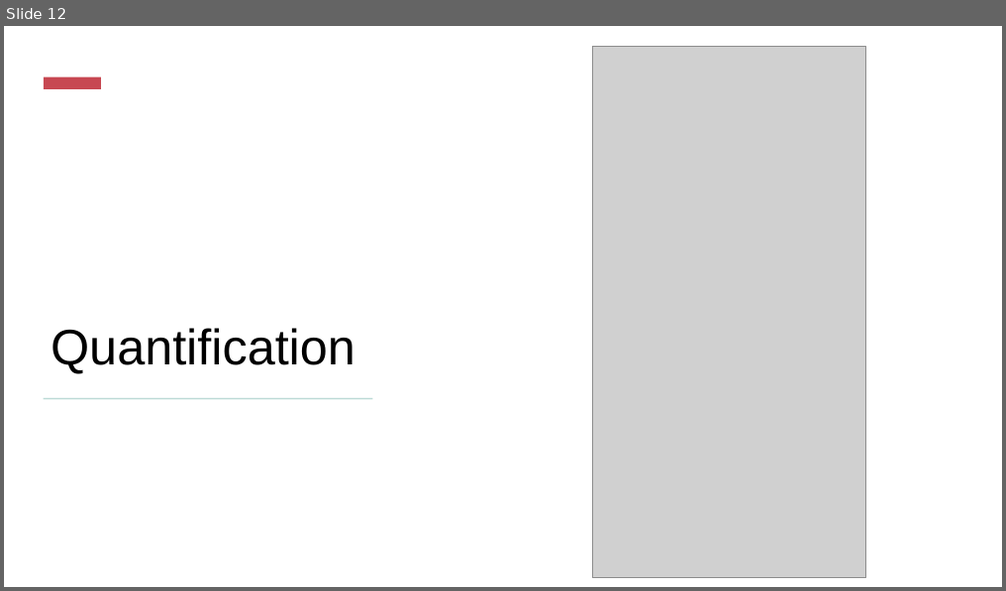
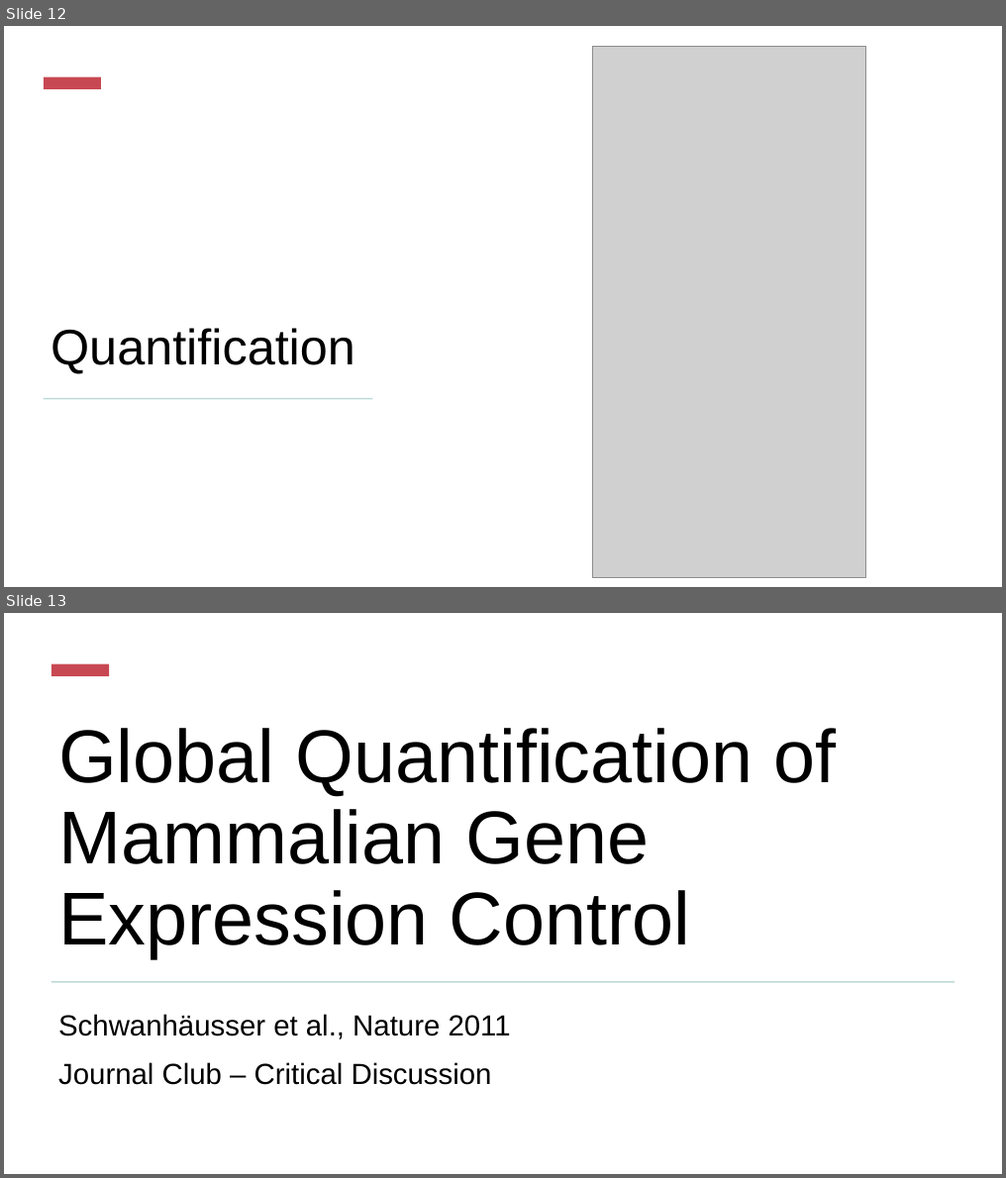
Before and after one commit to nslavov/SlavovLab, a slide deck: teaching/NS_3.pptx. Shown one above the other, each under a label of ours: slide 12 before the commit, slides 12 and 13 after it. The pictures are 1006x591 and 1006x1178 pixels, drawn with LibreOffice and Linux fonts; fonts in the diff are those of the drawing; grey boxes stand for pictures. Boxes give left, top, right and bottom in pixels: in the first picture for what was removed or moved away, otherwise in the second. Text is boxed around its words. In the diff, an @@ line names an element or a change of style, - is before the commit and + after.

```diff
--- a/teaching/NS_3.pptx
+++ b/teaching/NS_3.pptx
@@ slide 13 added at (x1=4, y1=613, x2=1002, y2=1174), background #FFFFFF @@
@@ rectangle added at (x1=52, y1=664, x2=109, y2=676), fill #C74852 @@
@@ title added at (x1=58, y1=728, x2=836, y2=959), 72 pt, text #000000 @@
+Global Quantification of Mammalian Gene Expression Control
@@ rectangle added at (x1=52, y1=981, x2=954, y2=983), fill #BDDBD7 @@
@@ subtitle added at (x1=58, y1=1014, x2=511, y2=1085), 28 pt, text #000000 @@
+Schwanhäusser et al., Nature 2011
+Journal Club – Critical Discussion
```
Also in this commit, not shown: 10 other slides added.
